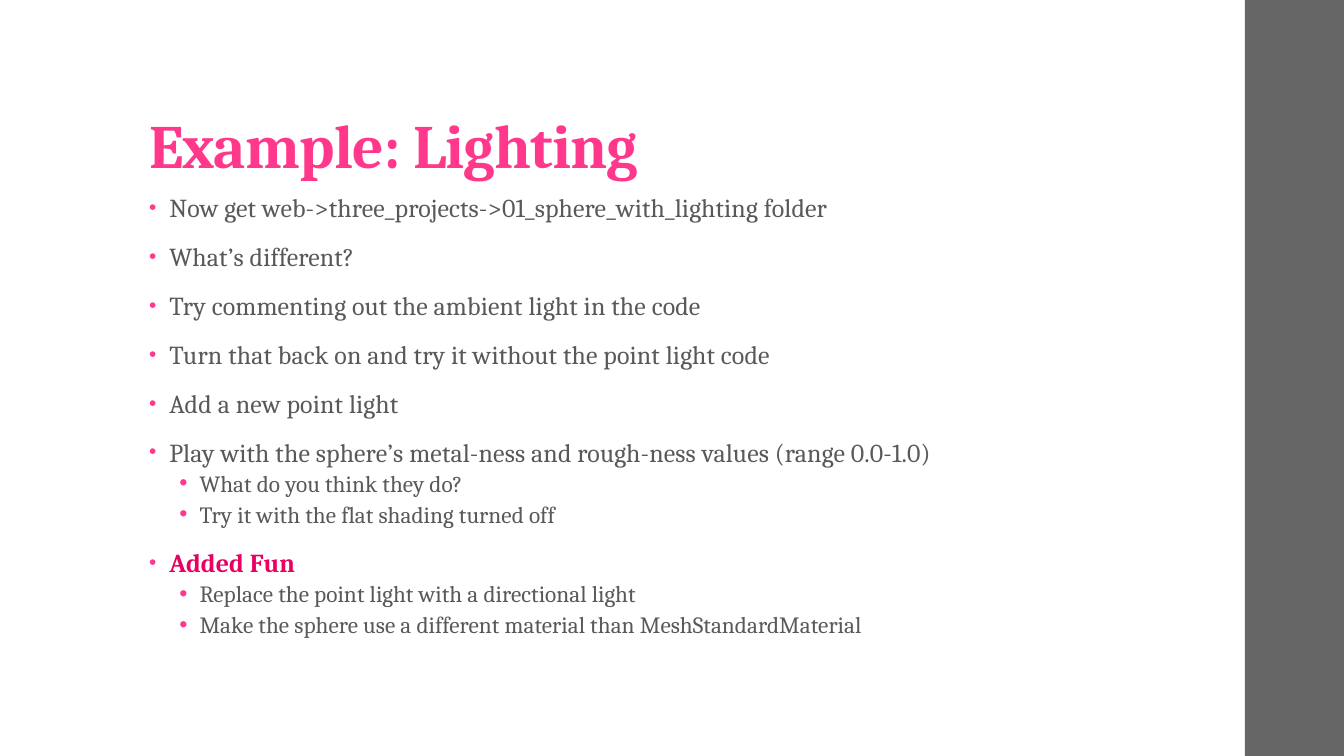
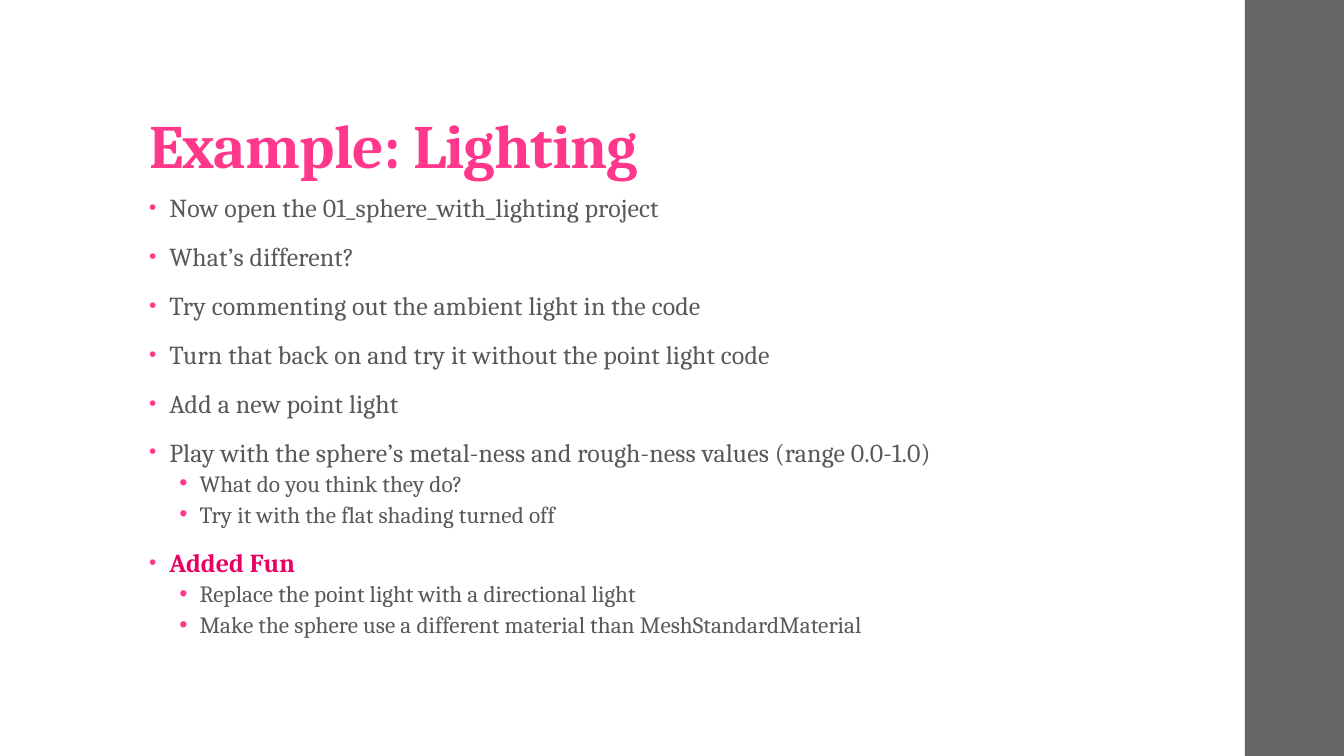
Before and after one commit to robotuw/uw-cse-da-startup, a slide deck: slide 10 of web/02_intro_to_threejs.pptx. Drawn at 1344x756 pixels with LibreOffice and Linux fonts; fonts in the diff are those of the drawing. Boxes give left, top, right and bottom in pixels: in the first picture for what was removed or moved away, otherwise in the second. Text is boxed around its words. In the diff, an @@ line names an element or a change of style, - is before the commit and + after.

```diff
--- a/web/02_intro_to_threejs.pptx
+++ b/web/02_intro_to_threejs.pptx
@@ text at (169, 199, 659, 223): text changed @@
-• Now get web->three_projects->01_sphere_with_lighting folder
+• Now open the 01_sphere_with_lighting project
```
Also in this commit, not shown: 3 other slides changed, 2 slides added, 3 other files.
